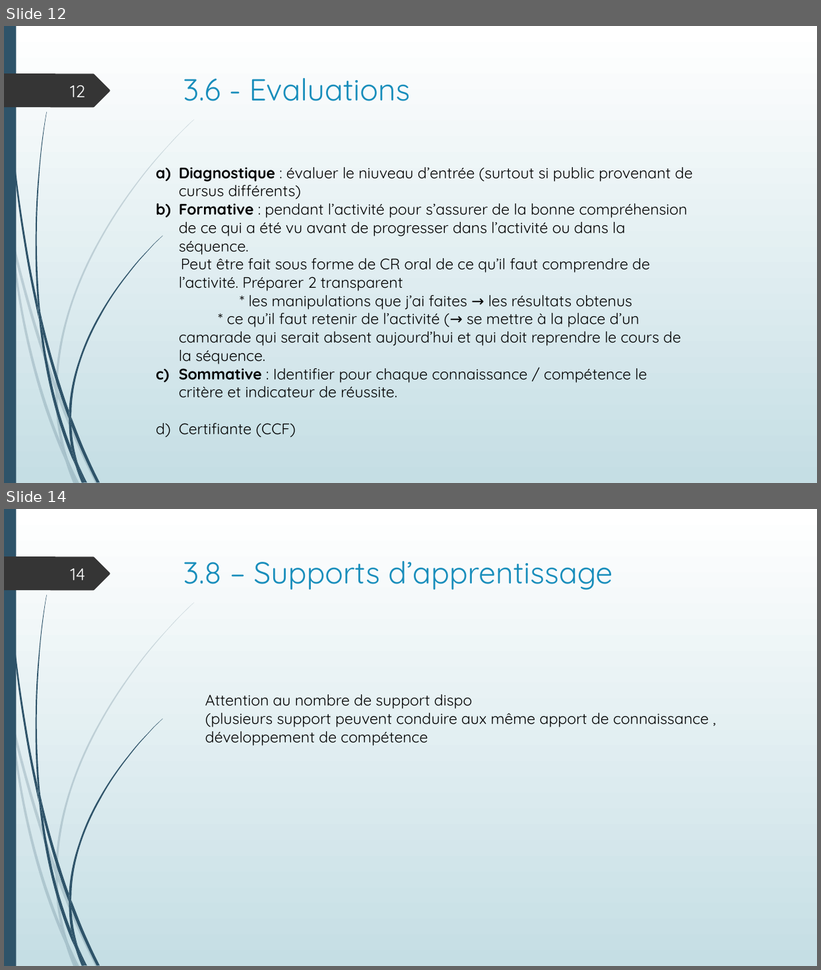
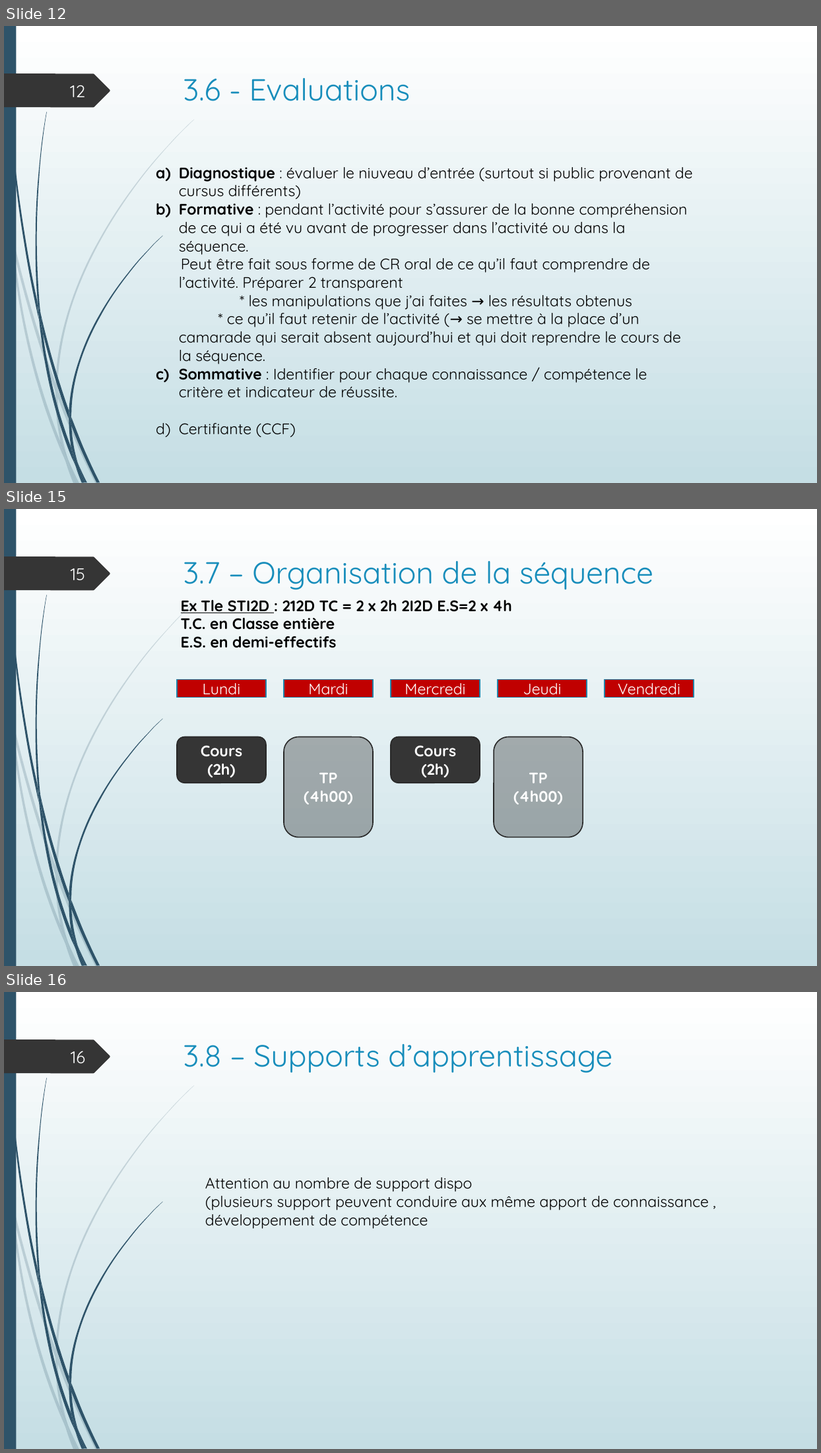
Before and after one commit to SdeuxiModeles/Modeles, a slide deck: N1.pptx. Shown one above the other, each under a label of ours: slides 12 and 14 before the commit, slides 12, 15 and 16 after it; the slides between them are not shown. The pictures are 821x970 and 821x1453 pixels, drawn with LibreOffice and Linux fonts; fonts in the diff are those of the drawing. Boxes give left, top, right and bottom in pixels: in the first picture for what was removed or moved away, otherwise in the second. Text is boxed around its words. In the diff, an @@ line names an element or a change of style, - is before the commit and + after.

```diff
--- a/N1.pptx
+++ b/N1.pptx
@@ slide 15 added at (x1=4, y1=509, x2=817, y2=966), background gradient #FFFFFF to #C5DEE5; not listed: 24 template elements that a slide beside it also shows @@
@@ title added at (x1=183, y1=561, x2=653, y2=590), 36 pt, text #178DBB @@
+3.7 – Organisation de la séquence
@@ page number added at (x1=71, y1=568, x2=86, y2=580), 20 pt, text #FEFFFF @@
+15
@@ text added at (x1=181, y1=600, x2=512, y2=648), 18 pt, text #000000, bold @@
+Ex Tle STI2D : 212D TC = 2 x 2h 2I2D E.S=2 x 4h
+T.C. en Classe entière
+E.S. en demi-effectifs
@@ rectangle added at (x1=177, y1=680, x2=266, y2=698), fill #C00000, outline #2485AA 1.25 pt, 18 pt, text #FFFFFF @@
+Lundi
@@ rectangle added at (x1=284, y1=680, x2=373, y2=698), fill #C00000, outline #2485AA 1.25 pt, 18 pt, text #FFFFFF @@
+Mardi
@@ rectangle added at (x1=391, y1=680, x2=480, y2=698), fill #C00000, outline #2485AA 1.25 pt, 18 pt, text #FFFFFF @@
+Mercredi
@@ rectangle added at (x1=498, y1=680, x2=587, y2=698), fill #C00000, outline #2485AA 1.25 pt, 18 pt, text #FFFFFF @@
+Jeudi
@@ rectangle added at (x1=605, y1=680, x2=694, y2=698), fill #C00000, outline #2485AA 1.25 pt, 18 pt, text #FFFFFF @@
+Vendredi
@@ rounded rectangle added at (x1=177, y1=737, x2=266, y2=783), fill #353535, outline #272727 1.25 pt, 18 pt, text #FFFFFF, bold @@
+Cours (2h)
@@ rounded rectangle added at (x1=284, y1=737, x2=373, y2=838), fill #353535 at 37% opacity, outline #272727 1.25 pt, 18 pt, text #FFFFFF, bold @@
+TP (4h00)
@@ rounded rectangle added at (x1=391, y1=737, x2=480, y2=783), fill #353535, outline #272727 1.25 pt, 18 pt, text #FFFFFF, bold @@
+Cours (2h)
@@ rounded rectangle added at (x1=494, y1=737, x2=583, y2=838), fill #353535 at 37% opacity, outline #272727 1.25 pt, 18 pt, text #FFFFFF, bold @@
+TP (4h00)
@@ what was slide 14 is now slide 16 @@
@@ page number at (x1=71, y1=1051, x2=85, y2=1064): text changed @@
-14
+16
```
Also in this commit, not shown: 1 slide changed, 2 other slides added, 1 slide removed.
